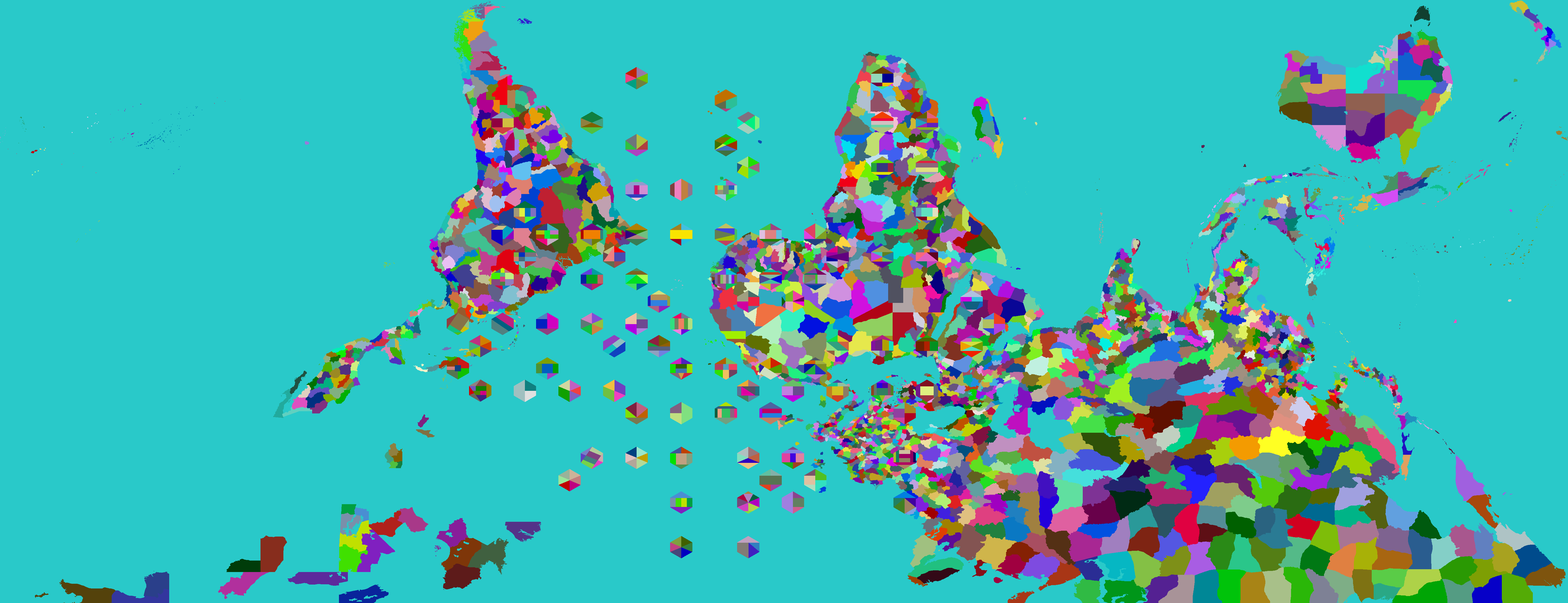
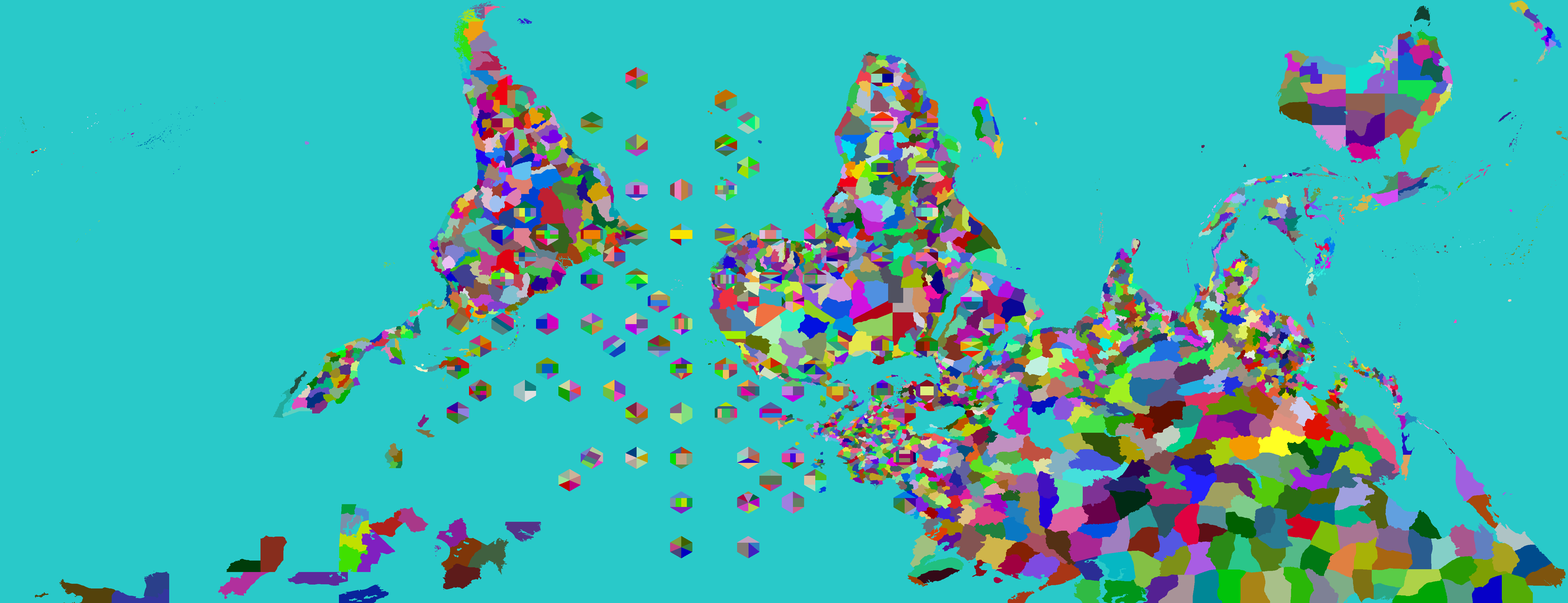
Revision of a layered 1568x603 image; what changed, layer by layer:
painted on "Provinces" over [446, 401, 841, 455]
